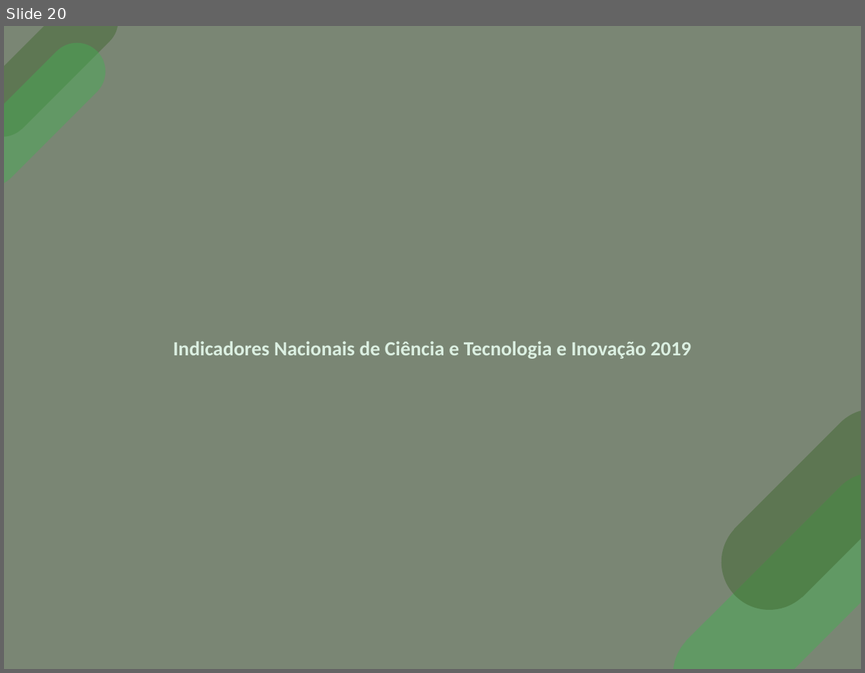
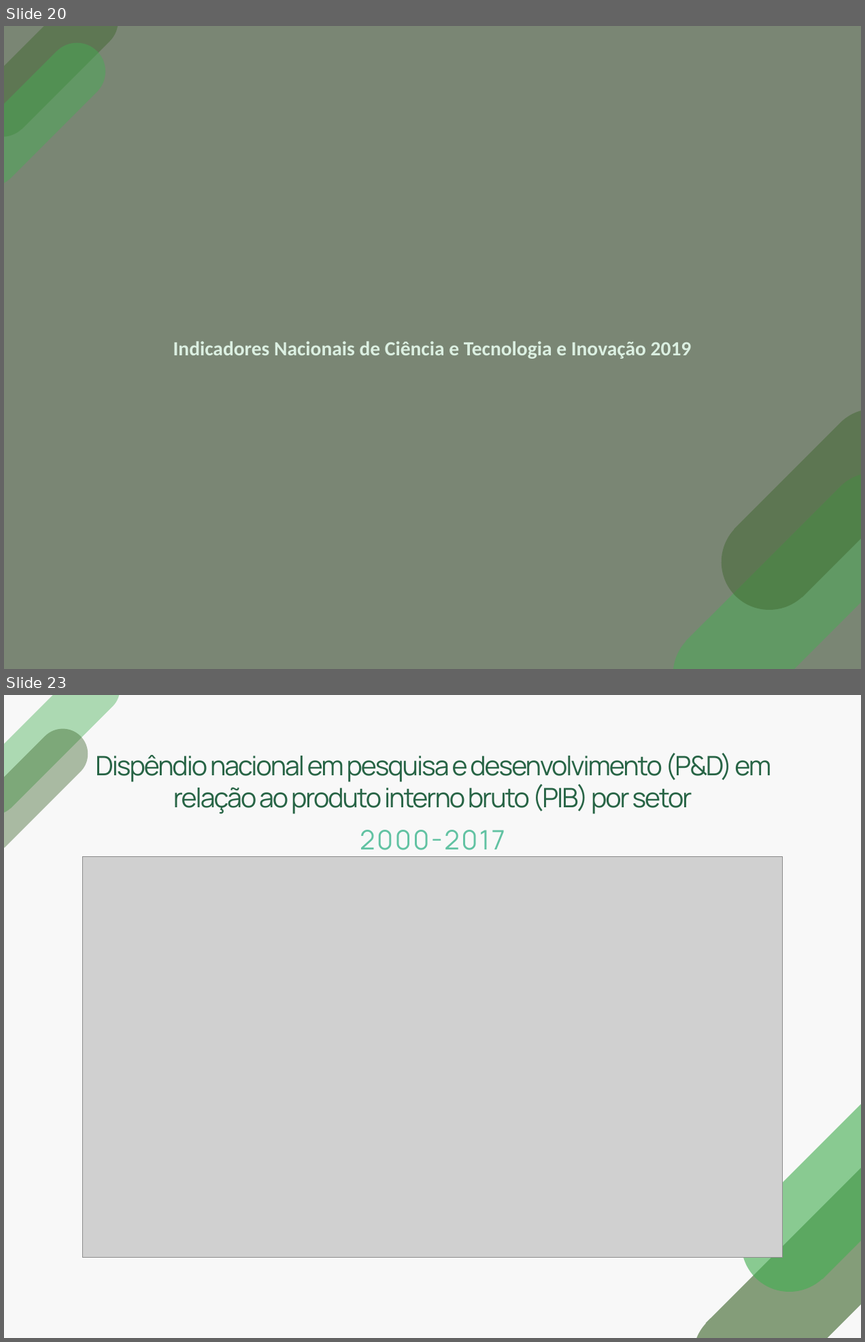
Before and after one commit to josenaldo/apresentacao-sbg-2020, a slide deck: apresentacao-sbg-2020.pptx. Shown one above the other, each under a label of ours: slide 20 before the commit, slides 20 and 23 after it; the slides between them are not shown. The pictures are 865x673 and 865x1342 pixels, drawn with LibreOffice and Linux fonts; fonts in the diff are those of the drawing; grey boxes stand for pictures; background and template pictures are left out. Boxes give left, top, right and bottom in pixels: in the first picture for what was removed or moved away, otherwise in the second. Text is boxed around its words. In the diff, an @@ line names an element or a change of style, - is before the commit and + after.

```diff
--- a/apresentacao-sbg-2020.pptx
+++ b/apresentacao-sbg-2020.pptx
@@ slide 23 added at (4, 695, 861, 1338), background #F8F8F8 @@
@@ freeform shape added at (4, 695, 131, 826), fill #45AF53 at 42% opacity @@
@@ freeform shape added at (4, 719, 99, 865), fill #3E662C at 42% opacity @@
@@ title added at (95, 753, 771, 814), 24 pt, text #276445 @@
+Dispêndio nacional em pesquisa e desenvolvimento (P&D) em relação ao produto interno bruto (PIB) por setor
@@ text added at (360, 830, 505, 857), 24 pt, text #61C2A2 @@
+2000-2017
@@ picture added at (83, 856, 782, 1257) @@
@@ freeform shape added at (721, 1070, 861, 1311), fill #45AF53 at 62% opacity @@
@@ freeform shape added at (672, 1134, 861, 1338), fill #3E662C at 62% opacity @@
```
Also in this commit, not shown: 3 other slides added, 6 other files.
